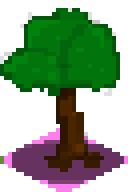
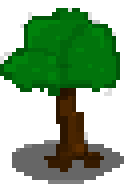
Layer changes from the first 128px x 192px image to the second:
hid "Layer 1" over [0, 128, 128, 192]
